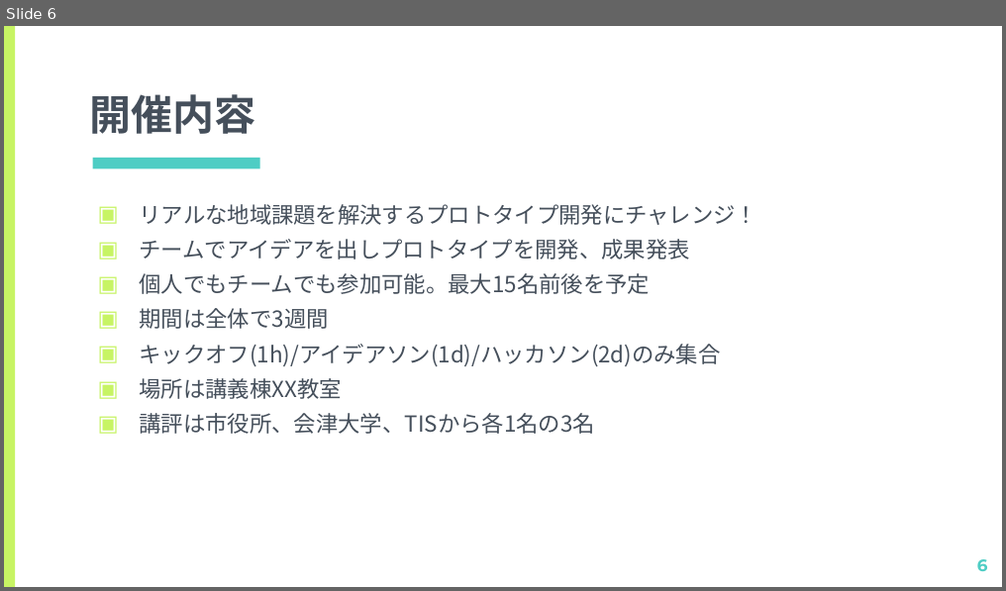
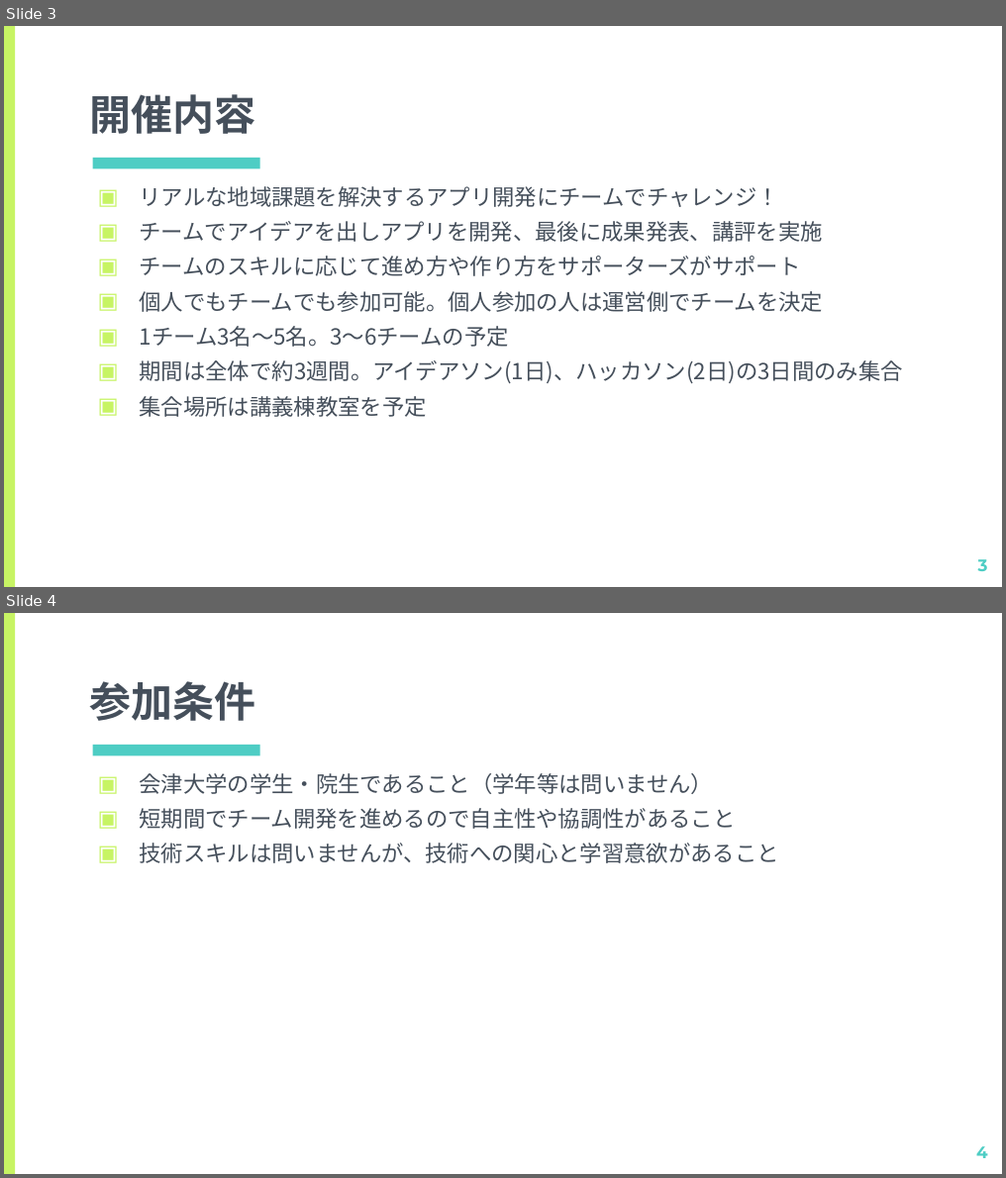
Before and after one commit to kiyohome/wacchi, a slide deck: 2021/ITで地域課題を解決しよう.pptx. Shown one above the other, each under a label of ours: slide 6 before the commit, slides 3 and 4 after it. The pictures are 1006x591 and 1006x1178 pixels, drawn with LibreOffice and Linux fonts; fonts in the diff are those of the drawing. Boxes give left, top, right and bottom in pixels: in the first picture for what was removed or moved away, otherwise in the second. Text is boxed around its words. In the diff, an @@ line names an element or a change of style, - is before the commit and + after.

Commit message:
21年度の会津大向け勉強会資料の追加

```diff
--- a/2021/ITで地域課題を解決しよう.pptx
+++ b/2021/ITで地域課題を解決しよう.pptx
@@ slide 4 added at [4,613,1002,1174], background #FFFFFF; not listed: 2 template elements that a slide beside it also shows @@
@@ title added at [89,681,255,721], 30 pt, text #454F5B, bold @@
+参加条件
@@ text added at [140,773,779,863], 16 pt, text #454F5B @@
+▣ 会津大学の学生・院生であること（学年等は問いません）
+▣ 短期間でチーム開発を進めるので自主性や協調性があること
+▣ 技術スキルは問いませんが、技術への関心と学習意欲があること
@@ page number added at [976,1147,988,1158], 12 pt, text #4ECDC4, bold @@
+4
@@ what was slide 6 is now slide 3 @@
@@ slide 3 changed as well @@
@@ text at [140,186,903,417]: text changed @@
-▣ リアルな地域課題を解決するプロトタイプ開発にチャレンジ！
-▣ チームでアイデアを出しプロトタイプを開発、成果発表
-▣ 個人でもチームでも参加可能。最大15名前後を予定
-▣ 期間は全体で3週間
-▣ キックオフ(1h)/アイデアソン(1d)/ハッカソン(2d)のみ集合
-▣ 場所は講義棟XX教室
-▣ 講評は市役所、会津大学、TISから各1名の3名
+▣ リアルな地域課題を解決するアプリ開発にチームでチャレンジ！
+▣ チームでアイデアを出しアプリを開発、最後に成果発表、講評を実施
+▣ チームのスキルに応じて進め方や作り方をサポーターズがサポート
+▣ 個人でもチームでも参加可能。個人参加の人は運営側でチームを決定
+▣ 1チーム3名～5名。3～6チームの予定
+▣ 期間は全体で約3週間。アイデアソン(1日)、ハッカソン(2日)の3日間のみ集合
+▣ 集合場所は講義棟教室を予定
@@ page number at [978,560,988,571]: text changed @@
-6
+3
```
Also in this commit, not shown: 9 other slides changed, 3 other slides added, 5 slides removed, 1 other file.
